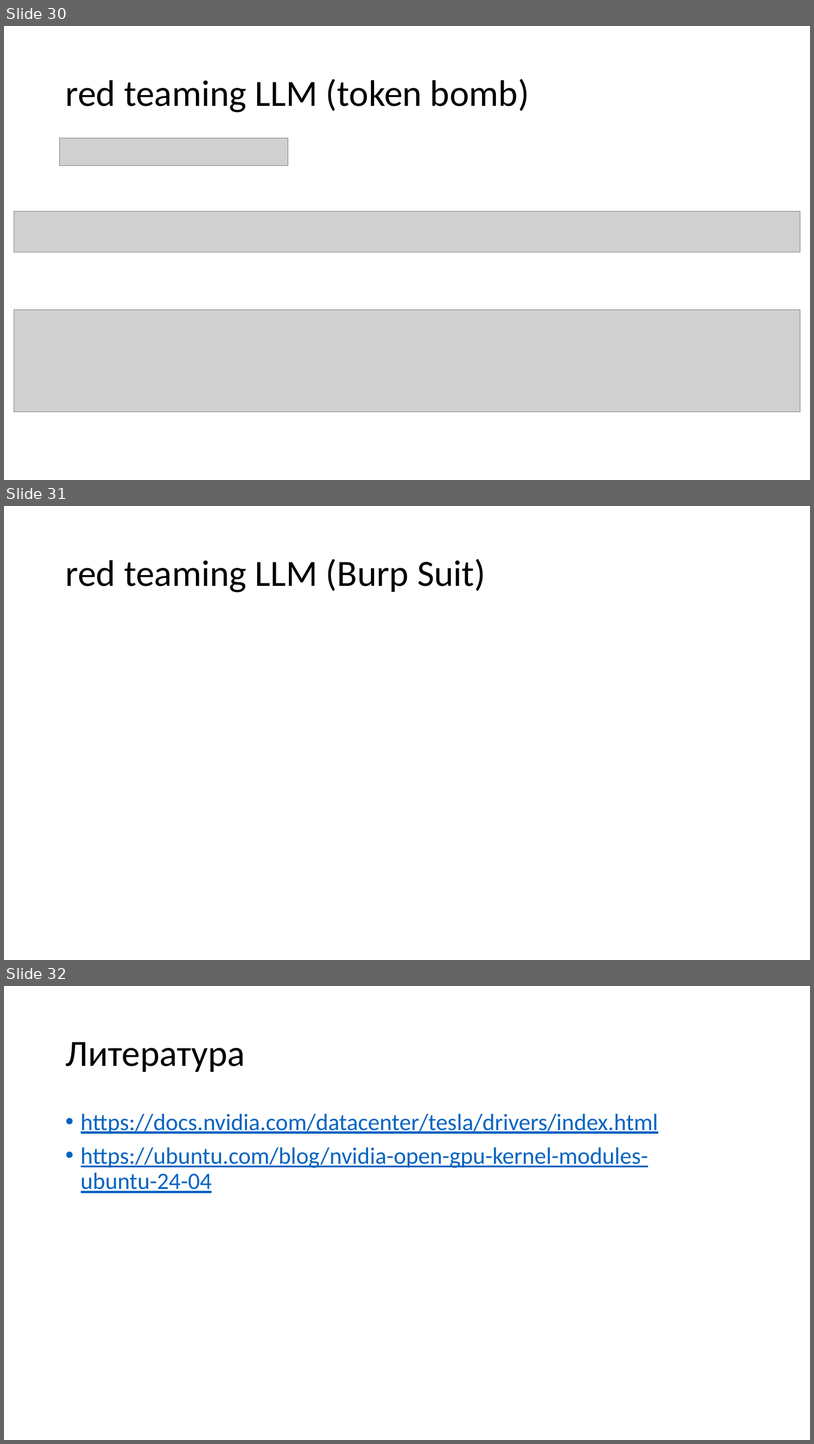
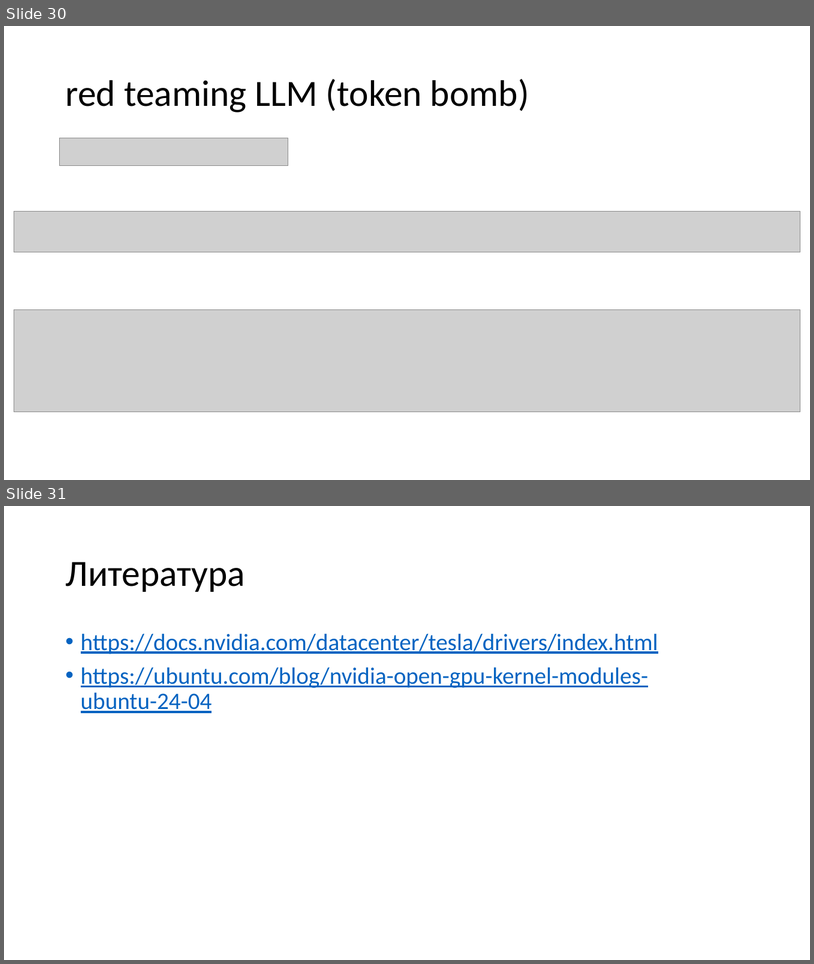
Before and after one commit to yurichernyshov/Safety-GenAI-course, a slide deck: Labs/1/Настройка инфраструктуры.pptx. Shown one above the other, each under a label of ours: slides 30, 31 and 32 before the commit, slides 30 and 31 after it. The pictures are 814x1444 and 814x964 pixels, drawn with LibreOffice and Linux fonts; fonts in the diff are those of the drawing; grey boxes stand for pictures; background and template pictures are left out. Boxes give left, top, right and bottom in pixels: in the first picture for what was removed or moved away, otherwise in the second. Text is boxed around its words. In the diff, an @@ line names an element or a change of style, - is before the commit and + after.

```diff
--- a/Labs/1/Настройка инфраструктуры.pptx
+++ b/Labs/1/Настройка инфраструктуры.pptx
@@ slide 31 removed at (x1=4, y1=506, x2=810, y2=960), background #FFFFFF @@
@@ title removed at (x1=65, y1=559, x2=486, y2=592) @@
-red teaming LLM (Burp Suit)
@@ what was slide 32 is now slide 31 @@
```
Also in this commit, not shown: 8 slides changed.
